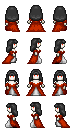
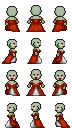
Layered file, before and after one edit (72px x 128px). Changes by layer:
hid "hair" over (5, 5, 67, 117)
added layer "ears-green" above "ears" over (6, 9, 66, 111)
hid "ears" over (6, 9, 66, 111)
added layer "mouth" above "head-green" over (8, 45, 64, 112)
added layer "head-green" above "head" over (7, 5, 65, 113)
hid "head" over (7, 5, 65, 113)
moved "outfit" above "body-green" over (5, 18, 67, 128)
added layer "body-green" above "body" over (5, 15, 67, 128)
hid "body" over (5, 15, 67, 128)
